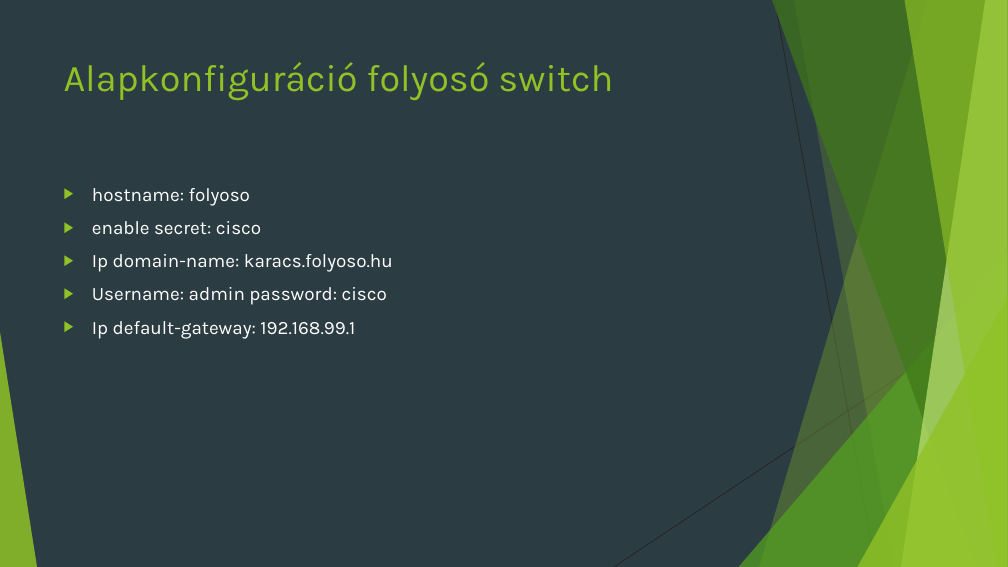
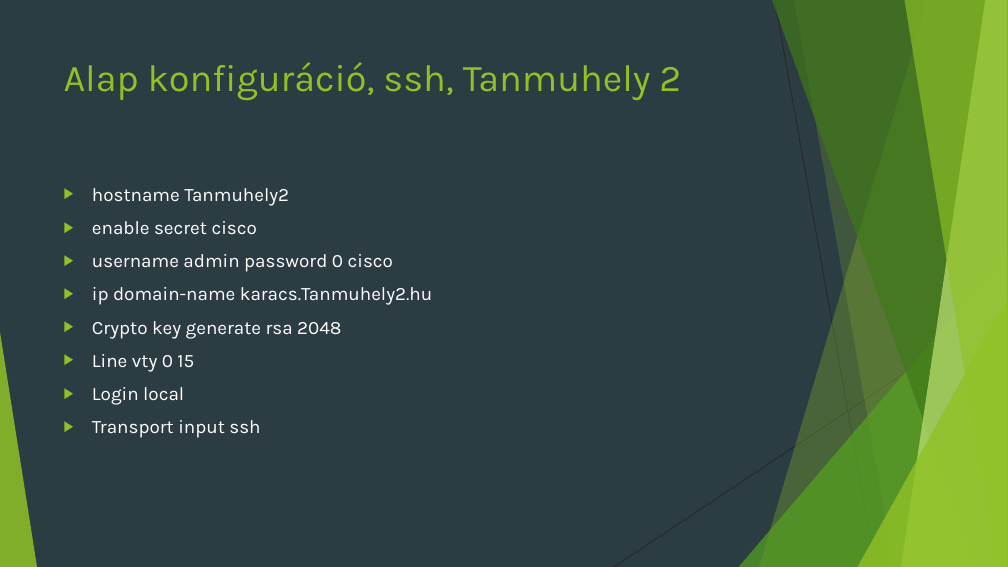
Before and after one commit to Sprint2sport2/projekt, a slide deck: slide 15 of Projekt Feladat (1).pptx (slide 11 before the commit). Drawn at 1008x567 pixels with LibreOffice and Linux fonts; fonts in the diff are those of the drawing. Boxes give left, top, right and bottom in pixels: in the first picture for what was removed or moved away, otherwise in the second. Text is boxed around its words. In the diff, an @@ line names an element or a change of style, - is before the commit and + after.

```diff
--- a/Projekt Feladat (1).pptx
+++ b/Projekt Feladat (1).pptx
@@ title at <box>64,62,681,100</box>: text changed @@
-Alapkonfiguráció folyosó switch
+Alap konfiguráció, ssh, Tanmuhely 2
@@ text at <box>92,188,432,438</box>: text changed @@
-▶ hostname: folyoso
-▶ enable secret: cisco
-▶ Ip domain-name: karacs.folyoso.hu
-▶ Username: admin password: cisco
-▶ Ip default-gateway: 192.168.99.1
+▶ hostname Tanmuhely2
+▶ enable secret cisco
+▶ username admin password 0 cisco
+▶ ip domain-name karacs.Tanmuhely2.hu
+▶ Crypto key generate rsa 2048
+▶ Line vty 0 15
+▶ Login local
+▶ Transport input ssh
```
Also in this commit, not shown: 9 other slides changed, 2 slides added, 22 slides removed.
